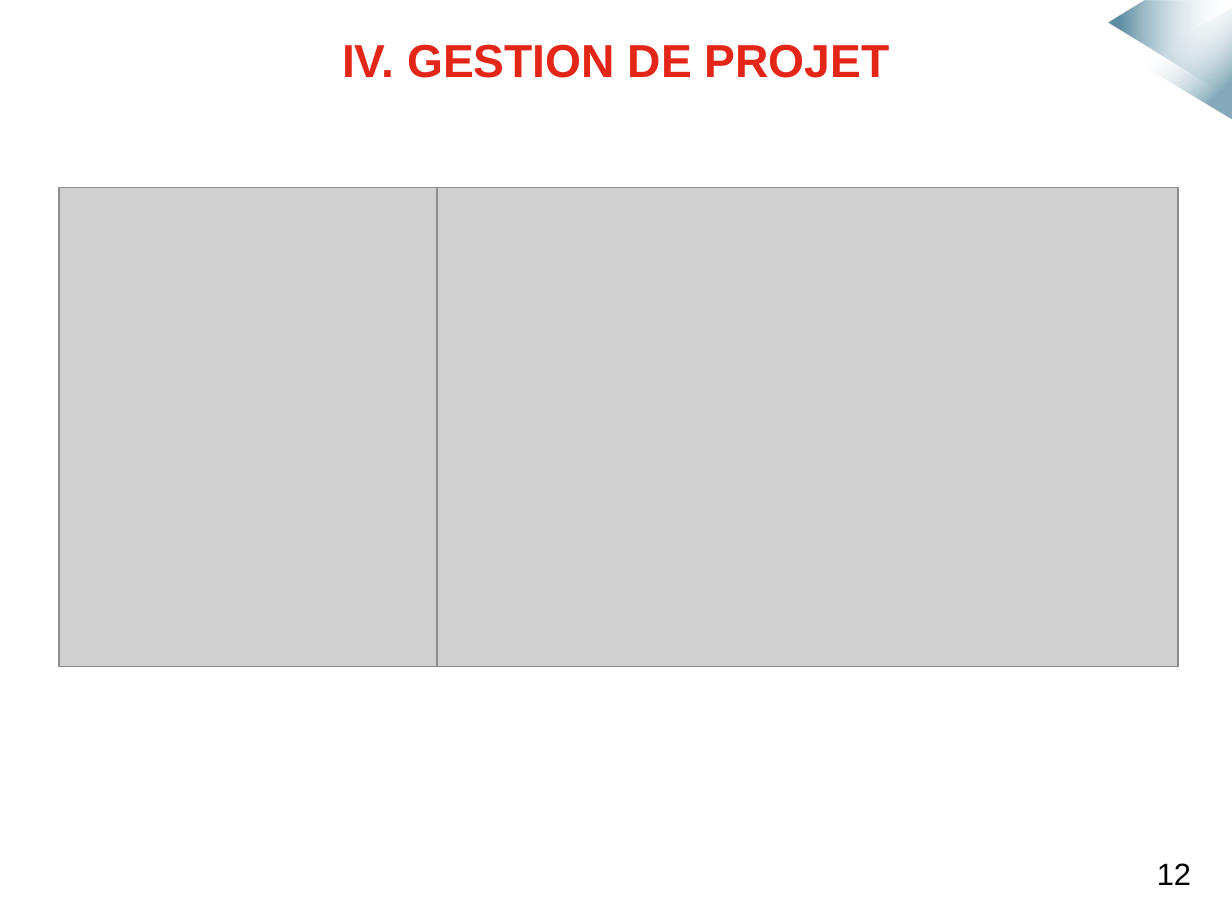
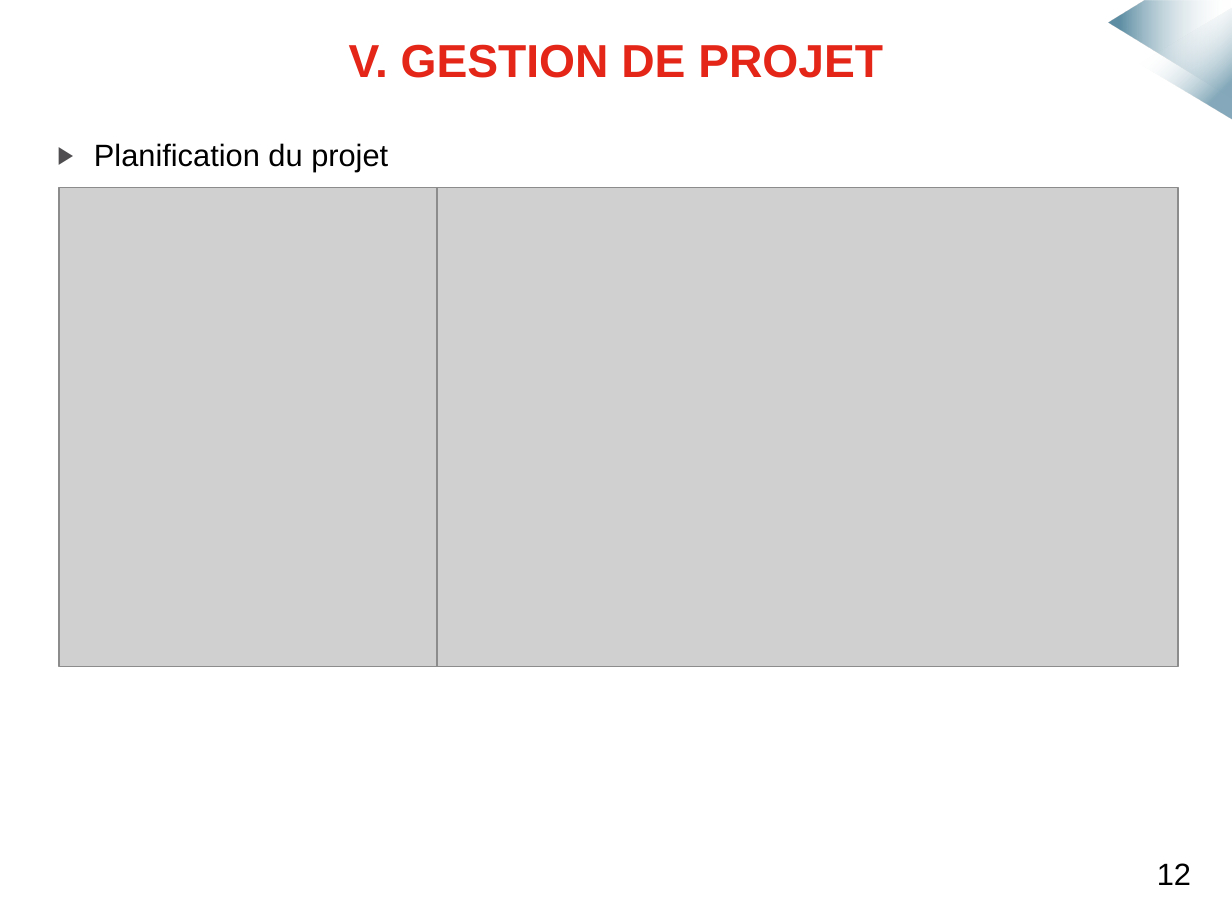
Before and after one commit to mmeven/EP_Domotique_Tablette, a slide deck: slide 16 of Rendu/Diapo_soutenance.pptx. Drawn at 1232x924 pixels with LibreOffice and Linux fonts; fonts in the diff are those of the drawing; grey boxes stand for pictures; background and template pictures are left out. Boxes give left, top, right and bottom in pixels: in the first picture for what was removed or moved away, otherwise in the second. Text is boxed around its words. In the diff, an @@ line names an element or a change of style, - is before the commit and + after.

```diff
--- a/Rendu/Diapo_soutenance.pptx
+++ b/Rendu/Diapo_soutenance.pptx
@@ text at bbox=[349, 44, 883, 78]: text changed @@
-IV. GESTION DE PROJET
+V. GESTION DE PROJET
@@ text added at bbox=[94, 143, 388, 172], 18 pt, text #000000 @@
+▶ Planification du projet
```
Also in this commit, not shown: 15 other slides changed, 1 slide removed.
